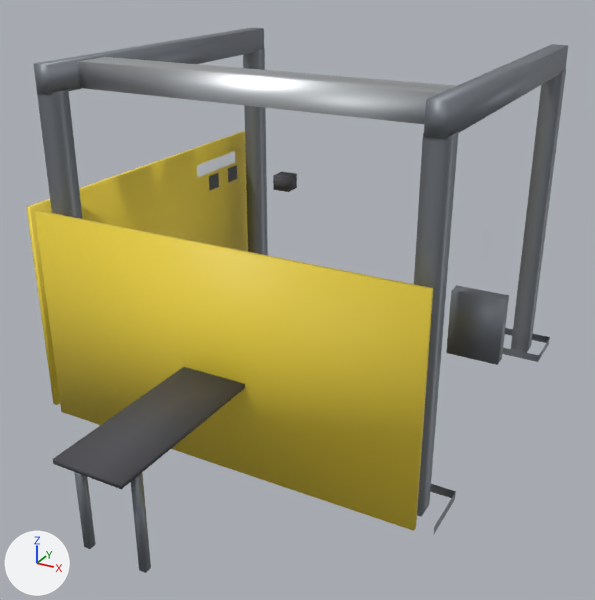
What one commit did to the FBX model Tools/butchery/fbx/SM_PALLETISER.fbx.
Rendered twice from a camera (50 mm lens) standing at (3.38, -5.99, 4.16) and looking at (0.15, -0.11, 1.22). The lights are fixed; the arrows at lower left show +X, +Y and +Z. The first picture is the older version.

Objects in the first picture: 'SM_PALLETISER'.
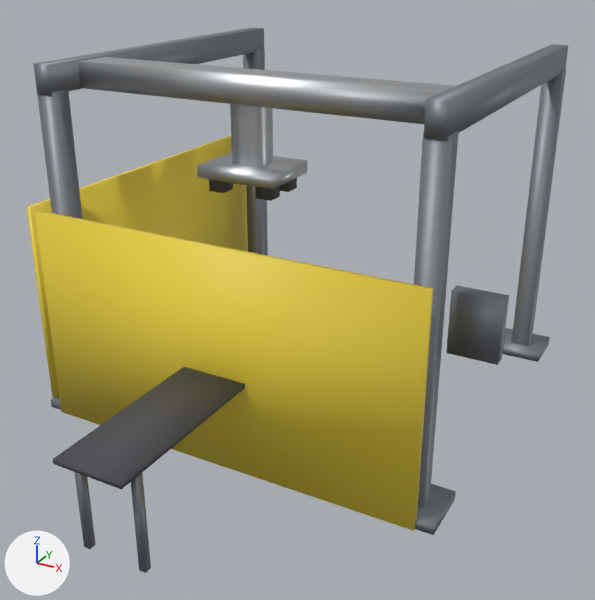
The change, as a diff of the scene's bpy script:
```diff
--- a/Tools/butchery/fbx/SM_PALLETISER.fbx.py
+++ b/Tools/butchery/fbx/SM_PALLETISER.fbx.py
@@ me_sm_palletiser @@
 # used by ob_sm_palletiser; location = (0.0, 0.0, 0.0)
 # verts and faces of me_sm_palletiser; kept vertices keep their numbers, new ones are numbered from 162
 # before: 17 (-1.88, 2.29, 3.0), 19 (-1.88, 2.46, 3.0), 21 (-1.7, 2.29, 3.0) at pixel (256, 49), 23 (-1.7, 2.46, 3.0) at pixel (264, 48), 25 (1.52, 2.29, 3.0)
 # before: 27 (1.52, 2.46, 3.0), 29 (1.7, 2.29, 3.0) at pixel (562, 71), 31 (1.7, 2.46, 3.0) at pixel (566, 69), 62 (-2.04, 2.12, 0.0), 63 (-2.04, 2.12, 0.08)
 # before: 64 (-2.04, 2.62, 0.0), 65 (-2.04, 2.62, 0.08), 66 (-1.54, 2.12, 0.0), 67 (-1.54, 2.12, 0.08), 68 (-1.54, 2.62, 0.0)
 # before: 69 (-1.54, 2.62, 0.08), 70 (1.36, 2.12, 0.0), 71 (1.36, 2.12, 0.08), 72 (1.36, 2.62, 0.0) at pixel (504, 334), 73 (1.36, 2.62, 0.08) at pixel (505, 327)
 # before: 74 (1.86, 2.12, 0.0) at pixel (537, 362), 75 (1.86, 2.12, 0.08) at pixel (538, 355), 76 (1.86, 2.62, 0.0) at pixel (549, 343), 77 (1.86, 2.62, 0.08) at pixel (549, 337)
-me_sm_palletiser.from_pydata(...)  # 162 vertices, 95 faces; spans x -2.06..2.06, y -2.62..2.62, z 0.0..3.22
+me_sm_palletiser.from_pydata(...)  # 192 vertices, 134 faces; spans x -2.06..2.06, y -2.62..2.62, z 0.0..3.22
+# me_sm_palletiser part 1: the loose piece of 8 vertices spanning x 1.52..1.7, y -0.92..-0.74, z 0.0..3.0 is copied, and the copy is scaled about its middle by (1.33, 1.33, 0.2), then moved by (-1.7, 0.4, 1.28), in mat_m_butchery_steelbrushed (light grey #c8cbce); it spans x -0.21..0.03, y -0.55..-0.31, z 2.48..3.08
+# me_sm_palletiser part 2
+# 1 face is deleted
+# 14 vertices are added at x -2.04..0.26, y -1.08..-0.15, z 0.0..2.5
+# 8 new vertices lie (0.14, 0.0, 0.0) away from vertices in x -0.38, y -0.64..-0.22, z 2.28..2.4
+# 9 new faces join them, mat_m_butchery_paintedframe (grey #868b93)
+# 6 new faces join them, mat_m_butchery_steelbrushed (light grey #c8cbce)
+# 14 new faces join them, mat_m_butchery_rubber (dark grey #4b4b50)
+# me_sm_palletiser part 3
+faces += [(17, 21, 23, 19), (25, 29, 31, 27), (62, 63, 65, 64), (62, 64, 68, 66), (63, 67, 69, 65), (70, 72, 76, 74)]  # mat_m_butchery_paintedframe (grey #868b93)
+faces += [(71, 75, 77, 73)]  # mat_m_butchery_paintedframe (grey #868b93)
 me_sm_palletiser.materials.append(mat_m_butchery_paintedframe)
```

Changed parts and their boxes (x1, y1, x2, y2) in the pictures (595 x 600 px):
part 1 of me_sm_palletiser, added
    after: (230, 104, 273, 168)
part 2 of me_sm_palletiser, built on
    before: (274, 172, 296, 178)
    after: (51, 89, 458, 535)
part 3 of me_sm_palletiser, added
    after: (258, 48, 566, 355)
